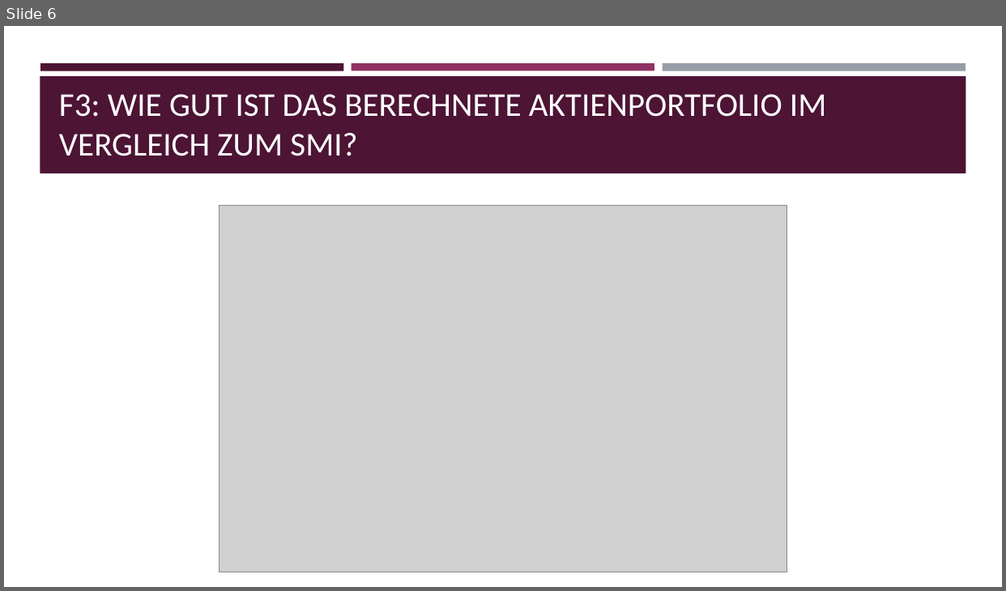
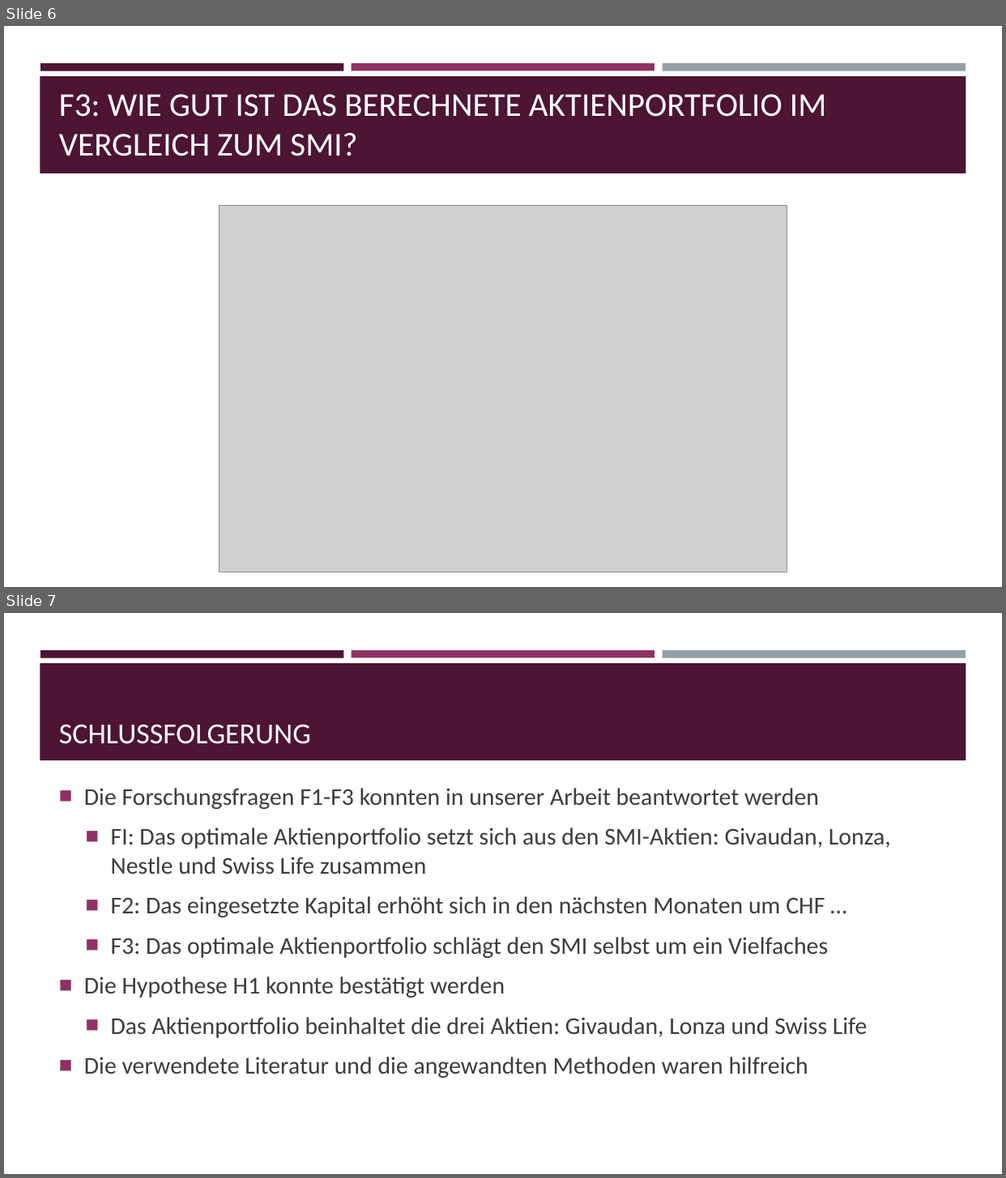
Before and after one commit to bodo-gruetter/tsa_repo, a slide deck: Paper_Präsentation/PortfolioZusammenstellungSMI_Blaser_Gruetter.pptx. Shown one above the other, each under a label of ours: slide 6 before the commit, slides 6 and 7 after it. The pictures are 1006x591 and 1006x1178 pixels, drawn with LibreOffice and Linux fonts; fonts in the diff are those of the drawing; grey boxes stand for pictures. Boxes give left, top, right and bottom in pixels: in the first picture for what was removed or moved away, otherwise in the second. Text is boxed around its words. In the diff, an @@ line names an element or a change of style, - is before the commit and + after.

Commit message:
Ergänzung der Präsentation um Schlussfolgerung

```diff
--- a/Paper_Präsentation/PortfolioZusammenstellungSMI_Blaser_Gruetter.pptx
+++ b/Paper_Präsentation/PortfolioZusammenstellungSMI_Blaser_Gruetter.pptx
@@ slide 7 added at <box>4,613,1002,1174</box>, background #FFFFFF; not listed: 4 template elements that a slide beside it also shows @@
@@ title added at <box>59,724,311,744</box>, 28 pt, text #FFFFFF @@
+SCHLUSSFOLGERUNG
@@ text added at <box>84,788,891,1078</box>, 23.2 pt, text #3D3D3D @@
+■ Die Forschungsfragen F1-F3 konnten in unserer Arbeit beantwortet werden
+  ■ FI: Das optimale Aktienportfolio setzt sich aus den SMI-Aktien: Givaudan, Lonza, Nestle und Swiss Life zusammen
+  ■ F2: Das eingesetzte Kapital erhöht sich in den nächsten Monaten um CHF …
+  ■ F3: Das optimale Aktienportfolio schlägt den SMI selbst um ein Vielfaches
+■ Die Hypothese H1 konnte bestätigt werden
+  ■ Das Aktienportfolio beinhaltet die drei Aktien: Givaudan, Lonza und Swiss Life
+■ Die verwendete Literatur und die angewandten Methoden waren hilfreich
```
Also in this commit, not shown: 3 slides changed, 1 other file.
